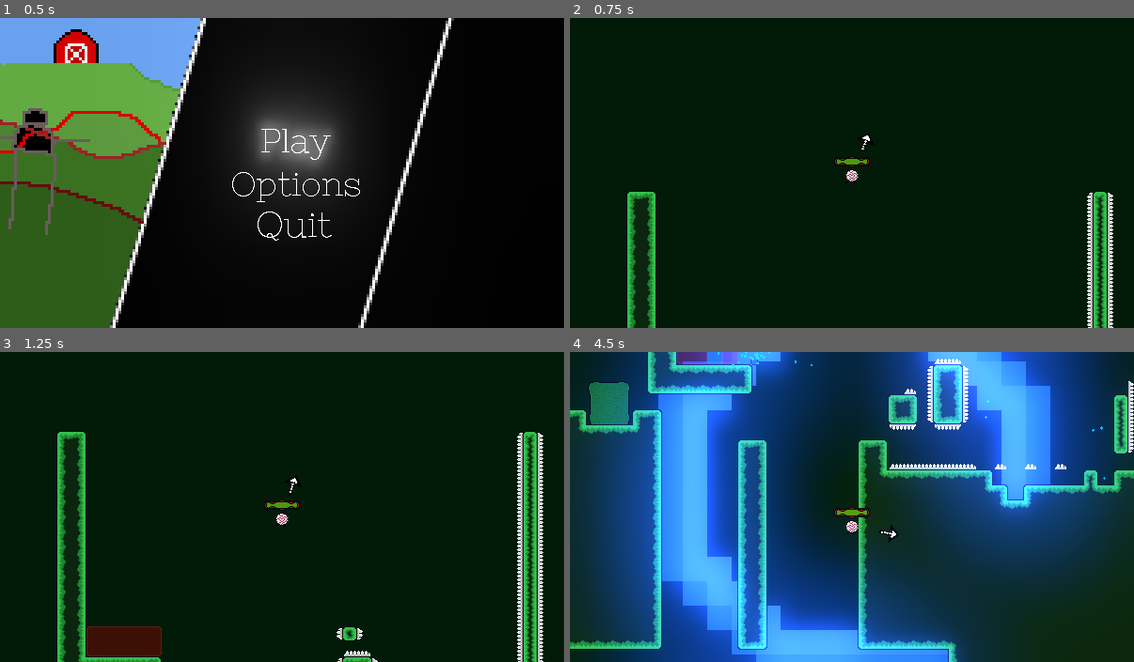
Above: before the commit, frames 1-4 (two rows, left to right).
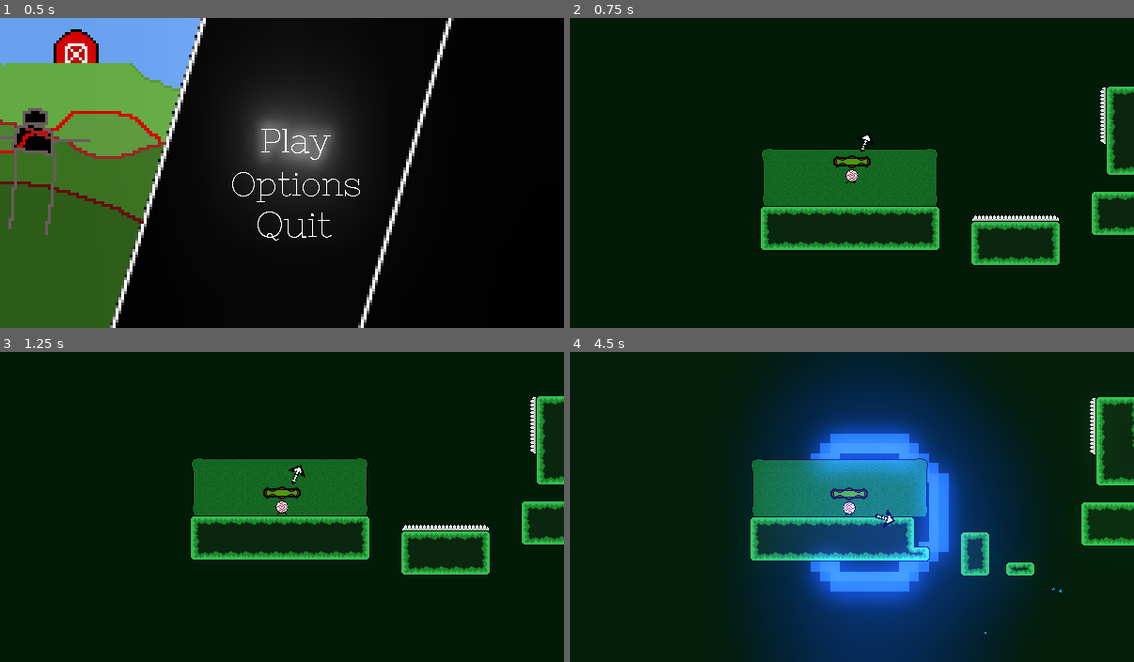
Above: after the commit, the same moments.

Repository: epimetheusgames/EyeSore
Game: Godot game, scene res://MainMenu.tscn
Same seed, same stepped clock (60 frames per second), same inputs: the game is played once before the commit and once after it.
Inputs (mouse positions are in pixels of both pictures, inside the frame that each line leads up to):
- Up to frame 1 (0.5 s): no input
- Up to frame 2 (0.75 s): click (863, 142) at 0.5 s
- Up to frame 3 (1.25 s): no input
- Up to frame 4 (4.5 s): tap Enter (ui_accept) at 1.25 s; move the mouse to (976, 491) at 1.27 s; hold D (movement_right) 1.28-2.78 s; click (976, 491) at 1.35 s; tap Space (movement_jump) at 1.52, 2.27, 3.77 s; move the mouse to (739, 522) at 2.02 s; right-click (739, 522) at 2.1 s; move the mouse to (908, 438) at 2.77 s; hold A (movement_left) 2.78-3.53 s; tap Alt (self_destruct) at 2.85 s; move the mouse to (823, 569) at 3.52 s; hold D (movement_right) from 3.53 s (still down); click (823, 569) at 3.6 s; move the mouse to (1021, 553) at 4.27 s; right-click (1021, 553) at 4.35 s

Frame 1 is identical in both runs. In frame 2, 12% of the frame differs, in the area x 10-100%, y 22-100%; in frame 3, 15%; in frame 4, 85%, in the area x 0-100%, y 0-100%.

Commit message:
Spikes! now you can actually die lol

Diff:
--- a/OGPC_Project_Native_Directory/Levels/Level1.tscn
+++ b/OGPC_Project_Native_Directory/Levels/Level1.tscn
@@ -1,7 +1,8 @@
-[gd_scene load_steps=5 format=2]
+[gd_scene load_steps=6 format=2]
 
 [ext_resource path="res://Save_Data.gd" type="Script" id=1]
 [ext_resource path="res://Player.tscn" type="PackedScene" id=2]
+[ext_resource path="res://Spikes_TileSet.tres" type="TileSet" id=3]
 [ext_resource path="res://Levels/Level_Script.gd" type="Script" id=5]
 [ext_resource path="res://GroundTileMap.tscn" type="PackedScene" id=6]
 
@@ -19,7 +20,13 @@
 [node name="TileMap" parent="Save_Functionality" instance=ExtResource( 6 )]
 position = Vector2( -2, 0 )
 z_index = -1
-tile_data = PoolIntArray( -1048528, 0, 65537, -1048527, 0, 6 …(3448 unchanged characters)… 31076, 0, 65538, 131077, 0, 65539, 131080, 12, 0, 131081, 12, 1, 131082, 12, 1, 131083, 12, 1, 131084, 12, 1, 131085, 12, 2, 131088, 0, 131073, 131089, 0, 131074, 131090, …(1165 unchanged characters)…
+tile_data = PoolIntArray( -1048528, 0, 65537, -1048527, 0, 6 …(3448 unchanged characters)… 31076, 0, 65538, 131077, 0, 65539, 131088, 0, 131073, 131089, 0, 131074, 131090, …(1165 unchanged characters)…
+
+[node name="Spikes_TileMap" parent="Save_Functionality" instance=ExtResource( 6 )]
+position = Vector2( -2, 0 )
+z_index = -1
+tile_set = ExtResource( 3 )
+tile_data = PoolIntArray( -524251, 1, 0, -458715, 1, 65536, -393200, 3, 0, -393179, 1, 65536, -327664, 3, 65536, -327643, 1, 65536, -262128, 3, 65536, -262107, 1, 131072, -196592, 3, 131072, -131039, 1, 0, -65503, 1, 65536, -65496, 0, 3, 23, 0, 3, 33, 1, 131072, 131080, 0, 0, 131081, 0, 1, 131082, 0, 1, 131083, 0, 1, 131084, 0, 1, 131085, 0, 2 )
 
 [node name="Player_Body" parent="Save_Functionality" instance=ExtResource( 2 )]
 position = Vector2( -5, 4 )
--- a/OGPC_Project_Native_Directory/Levels/Level2.tscn
+++ b/OGPC_Project_Native_Directory/Levels/Level2.tscn
@@ -5,7 +5,7 @@
 [ext_resource path="res://Player.tscn" type="PackedScene" id=3]
 [ext_resource path="res://GroundTileMap.tscn" type="PackedScene" id=5]
 
-[node name="Level_Manager" type="Node2D"]
+[node name="Level_Manager2" type="Node2D"]
 pause_mode = 1
 script = ExtResource( 1 )
 next_level = "end"
--- a/OGPC_Project_Native_Directory/Player.gd
+++ b/OGPC_Project_Native_Directory/Player.gd
@@ -243,18 +243,6 @@
 	var player_shockwave_bullet_node = player_shockwave_bullet_node_self
 	Apply_Shockwave_Knockback(self_position, player_shockwave_bullet_node)
 
-func Tile_Is_Spike(pos, tile_map):
-	var tile_pos = tile_map.world_to_map(pos)
-	var tile_val = tile_map.get_cellv(tile_pos)
-
-	if tile_val >= 12 and tile_val <= 15:
+func _on_Area2D_body_entered(body):
+	if "Spikes" in body.name:
 		position = last_grounded_pos
-
-func _on_Area2D_body_entered(body):
-	if "TileMap" in body.name:
-		# get the TileMap Node
-		var tile_map = body
-		var mask = tile_map.get_collision_mask()
-
-		if mask > 0:
-			Tile_Is_Spike(position, tile_map)
--- a/OGPC_Project_Native_Directory/Player.tscn
+++ b/OGPC_Project_Native_Directory/Player.tscn
@@ -10,15 +10,150 @@
 [ext_resource path="res://OGPC_2022_Player_2_Jumping_Spritesheet.png" type="Texture" id=11]
 [ext_resource path="res://ogpc_project_player_2_spritesheet_new_walk_anim.png" type="Texture" id=12]
 
+[sub_resource type="AtlasTexture" id=56]
+flags = 1
+atlas = ExtResource( 6 )
+region = Rect2( 16, 0, 16, 16 )
+
+[sub_resource type="AtlasTexture" id=57]
+flags = 1
+atlas = ExtResource( 6 )
+region = Rect2( 32, 0, 16, 16 )
+
+[sub_resource type="AtlasTexture" id=58]
+flags = 1
+atlas = ExtResource( 6 )
+region = Rect2( 48, 0, 16, 16 )
+
+[sub_resource type="AtlasTexture" id=59]
+flags = 1
+atlas = ExtResource( 6 )
+region = Rect2( 64, 0, 16, 16 )
+
+[sub_resource type="AtlasTexture" id=60]
+flags = 1
+atlas = ExtResource( 6 )
+region = Rect2( 80, 0, 16, 16 )
+
+[sub_resource type="AtlasTexture" id=61]
+flags = 1
+atlas = ExtResource( 6 )
+region = Rect2( 96, 0, 16, 16 )
+
+[sub_resource type="AtlasTexture" id=62]
+flags = 1
+atlas = ExtResource( 6 )
+region = Rect2( 112, 0, 16, 16 )
+
+[sub_resource type="AtlasTexture" id=63]
+flags = 1
+atlas = ExtResource( 6 )
+region = Rect2( 128, 0, 16, 16 )
+
+[sub_resource type="AtlasTexture" id=64]
+flags = 1
+atlas = ExtResource( 6 )
+region = Rect2( 144, 0, 16, 16 )
+
+[sub_resource type="AtlasTexture" id=65]
+flags = 1
+atlas = ExtResource( 6 )
+region = Rect2( 160, 0, 16, 16 )
+
+[sub_resource type="AtlasTexture" id=66]
+flags = 1
+atlas = ExtResource( 6 )
+region = Rect2( 176, 0, 16, 16 )
+
 [sub_resource type="AtlasTexture" id=86]
 flags = 1
 atlas = ExtResource( 6 )
 region = Rect2( 192, 0, 16, 16 )
 
-[sub_resource type="AtlasTexture" id=85]
-flags = 1
-atlas = ExtResource( 6 )
-region = Rect2( 96, 0, 16, 16 )
+[sub_resource type="AtlasTexture" id=90]
+flags = 1
+atlas = ExtResource( 12 )
+region = Rect2( 48, 0, 16, 16 )
+
+[sub_resource type="AtlasTexture" id=91]
+flags = 1
+atlas = ExtResource( 12 )
+region = Rect2( 64, 0, 16, 16 )
+
+[sub_resource type="AtlasTexture" id=92]
+flags = 1
+atlas = ExtResource( 12 )
+region = Rect2( 80, 0, 16, 16 )
+
+[sub_resource type="AtlasTexture" id=87]
+flags = 1
+atlas = ExtResource( 12 )
+region = Rect2( 0, 0, 16, 16 )
+
+[sub_resource type="AtlasTexture" id=88]
+flags = 1
+atlas = ExtResource( 12 )
+region = Rect2( 16, 0, 16, 16 )
+
+[sub_resource type="AtlasTexture" id=89]
+flags = 1
+atlas = ExtResource( 12 )
+region = Rect2( 32, 0, 16, 16 )
+
+[sub_resource type="AtlasTexture" id=67]
+flags = 1
+atlas = ExtResource( 7 )
+region = Rect2( 352, 0, 16, 16 )
+
+[sub_resource type="AtlasTexture" id=68]
+flags = 1
+atlas = ExtResource( 7 )
+region = Rect2( 336, 0, 16, 16 )
+
+[sub_resource type="AtlasTexture" id=69]
+flags = 1
+atlas = ExtResource( 7 )
+region = Rect2( 320, 0, 16, 16 )
+
+[sub_resource type="AtlasTexture" id=70]
+flags = 1
+atlas = ExtResource( 7 )
+region = Rect2( 304, 0, 16, 16 )
+
+[sub_resource type="AtlasTexture" id=71]
+flags = 1
+atlas = ExtResource( 7 )
+region = Rect2( 288, 0, 16, 16 )
+
+[sub_resource type="AtlasTexture" id=72]
+flags = 1
+atlas = ExtResource( 7 )
+region = Rect2( 272, 0, 16, 16 )
+
+[sub_resource type="AtlasTexture" id=73]
+flags = 1
+atlas = ExtResource( 7 )
+region = Rect2( 256, 0, 16, 16 )
+
+[sub_resource type="AtlasTexture" id=74]
+flags = 1
+atlas = ExtResource( 7 )
+region = Rect2( 240, 0, 16, 16 )
+
+[sub_resource type="AtlasTexture" id=75]
+flags = 1
+atlas = ExtResource( 7 )
+region = Rect2( 224, 0, 16, 16 )
+
+[sub_resource type="AtlasTexture" id=76]
+flags = 1
+atlas = ExtResource( 7 )
+region = Rect2( 208, 0, 16, 16 )
+
+[sub_resource type="AtlasTexture" id=77]
+flags = 1
+atlas = ExtResource( 7 )
+region = Rect2( 192, 0, 16, 16 )
 
 [sub_resource type="AtlasTexture" id=78]
 flags = 1
@@ -35,186 +170,51 @@
 atlas = ExtResource( 11 )
 region = Rect2( 32, 0, 16, 16 )
 
-[sub_resource type="AtlasTexture" id=87]
-flags = 1
-atlas = ExtResource( 12 )
-region = Rect2( 0, 0, 16, 16 )
-
-[sub_resource type="AtlasTexture" id=88]
-flags = 1
-atlas = ExtResource( 12 )
-region = Rect2( 16, 0, 16, 16 )
-
-[sub_resource type="AtlasTexture" id=89]
-flags = 1
-atlas = ExtResource( 12 )
-region = Rect2( 32, 0, 16, 16 )
-
-[sub_resource type="AtlasTexture" id=90]
-flags = 1
-atlas = ExtResource( 12 )
-region = Rect2( 48, 0, 16, 16 )
-
-[sub_resource type="AtlasTexture" id=91]
-flags = 1
-atlas = ExtResource( 12 )
-region = Rect2( 64, 0, 16, 16 )
-
-[sub_resource type="AtlasTexture" id=92]
-flags = 1
-atlas = ExtResource( 12 )
-region = Rect2( 80, 0, 16, 16 )
-
-[sub_resource type="AtlasTexture" id=67]
-flags = 1
-atlas = ExtResource( 7 )
-region = Rect2( 352, 0, 16, 16 )
-
-[sub_resource type="AtlasTexture" id=68]
-flags = 1
-atlas = ExtResource( 7 )
-region = Rect2( 336, 0, 16, 16 )
-
-[sub_resource type="AtlasTexture" id=69]
-flags = 1
-atlas = ExtResource( 7 )
-region = Rect2( 320, 0, 16, 16 )
-
-[sub_resource type="AtlasTexture" id=70]
-flags = 1
-atlas = ExtResource( 7 )
-region = Rect2( 304, 0, 16, 16 )
-
-[sub_resource type="AtlasTexture" id=71]
-flags = 1
-atlas = ExtResource( 7 )
-region = Rect2( 288, 0, 16, 16 )
-
-[sub_resource type="AtlasTexture" id=72]
-flags = 1
-atlas = ExtResource( 7 )
-region = Rect2( 272, 0, 16, 16 )
-
-[sub_resource type="AtlasTexture" id=73]
-flags = 1
-atlas = ExtResource( 7 )
-region = Rect2( 256, 0, 16, 16 )
-
-[sub_resource type="AtlasTexture" id=74]
-flags = 1
-atlas = ExtResource( 7 )
-region = Rect2( 240, 0, 16, 16 )
-
-[sub_resource type="AtlasTexture" id=75]
-flags = 1
-atlas = ExtResource( 7 )
-region = Rect2( 224, 0, 16, 16 )
-
-[sub_resource type="AtlasTexture" id=76]
-flags = 1
-atlas = ExtResource( 7 )
-region = Rect2( 208, 0, 16, 16 )
-
-[sub_resource type="AtlasTexture" id=77]
-flags = 1
-atlas = ExtResource( 7 )
-region = Rect2( 192, 0, 16, 16 )
-
-[sub_resource type="AtlasTexture" id=56]
-flags = 1
-atlas = ExtResource( 6 )
-region = Rect2( 16, 0, 16, 16 )
-
-[sub_resource type="AtlasTexture" id=57]
-flags = 1
-atlas = ExtResource( 6 )
-region = Rect2( 32, 0, 16, 16 )
-
-[sub_resource type="AtlasTexture" id=58]
-flags = 1
-atlas = ExtResource( 6 )
-region = Rect2( 48, 0, 16, 16 )
-
-[sub_resource type="AtlasTexture" id=59]
-flags = 1
-atlas = ExtResource( 6 )
-region = Rect2( 64, 0, 16, 16 )
-
-[sub_resource type="AtlasTexture" id=60]
-flags = 1
-atlas = ExtResource( 6 )
-region = Rect2( 80, 0, 16, 16 )
-
-[sub_resource type="AtlasTexture" id=61]
+[sub_resource type="AtlasTexture" id=85]
 flags = 1
 atlas = ExtResource( 6 )
 region = Rect2( 96, 0, 16, 16 )
-
-[sub_resource type="AtlasTexture" id=62]
-flags = 1
-atlas = ExtResource( 6 )
-region = Rect2( 112, 0, 16, 16 )
-
-[sub_resource type="AtlasTexture" id=63]
-flags = 1
-atlas = ExtResource( 6 )
-region = Rect2( 128, 0, 16, 16 )
-
-[sub_resource type="AtlasTexture" id=64]
-flags = 1
-atlas = ExtResource( 6 )
-region = Rect2( 144, 0, 16, 16 )
-
-[sub_resource type="AtlasTexture" id=65]
-flags = 1
-atlas = ExtResource( 6 )
-region = Rect2( 160, 0, 16, 16 )
-
-[sub_resource type="AtlasTexture" id=66]
-flags = 1
-atlas = ExtResource( 6 )
-region = Rect2( 176, 0, 16, 16 )
 
 [sub_resource type="SpriteFrames" id=1]
 animations = [ {
+"frames": [ SubResource( 56 ), SubResource( 57 ), SubResource( 58 ), SubResource( 59 ), SubResource( 60 ), SubResource( 61 ), SubResource( 62 ), SubResource( 63 ), SubResource( 64 ), SubResource( 65 ), SubResource( 66 ) ],
+"loop": true,
+"name": "Walking_Right",
+"speed": 20.0
+}, {
 "frames": [ SubResource( 86 ) ],
 "loop": true,
 "name": "Idle_Left",
 "speed": 5.0
 }, {
-"frames": [ SubResource( 85 ) ],
-"loop": true,
-"name": "Idle_Right",
-"speed": 5.0
+"frames": [ SubResource( 90 ), SubResource( 91 ), SubResource( 92 ) ],
+"loop": false,
+"name": "Jumping_Right",
+"speed": 15.0
+}, {
+"frames": [ SubResource( 87 ), SubResource( 88 ), SubResource( 89 ) ],
+"loop": false,
+"name": "Jumping_Left",
+"speed": 15.0
+}, {
+"frames": [ SubResource( 67 ), SubResource( 68 ), SubResource( 69 ), SubResource( 70 ), SubResource( 71 ), SubResource( 72 ), SubResource( 73 ), SubResource( 74 ), SubResource( 75 ), SubResource( 76 ), SubResource( 77 ) ],
+"loop": true,
+"name": "Walking_Left",
+"speed": 20.0
 }, {
 "frames": [ SubResource( 78 ), SubResource( 79 ), SubResource( 80 ) ],
 "loop": false,
 "name": "Jumping_Center",
 "speed": 15.0
 }, {
-"frames": [ SubResource( 87 ), SubResource( 88 ), SubResource( 89 ) ],
-"loop": false,
-"name": "Jumping_Left",
-"speed": 15.0
-}, {
-"frames": [ SubResource( 90 ), SubResource( 91 ), SubResource( 92 ) ],
-"loop": false,
-"name": "Jumping_Right",
-"speed": 15.0
-}, {
-"frames": [ SubResource( 67 ), SubResource( 68 ), SubResource( 69 ), SubResource( 70 ), SubResource( 71 ), SubResource( 72 ), SubResource( 73 ), SubResource( 74 ), SubResource( 75 ), SubResource( 76 ), SubResource( 77 ) ],
-"loop": true,
-"name": "Walking_Left",
-"speed": 20.0
-}, {
-"frames": [ SubResource( 56 ), SubResource( 57 ), SubResource( 58 ), SubResource( 59 ), SubResource( 60 ), SubResource( 61 ), SubResource( 62 ), SubResource( 63 ), SubResource( 64 ), SubResource( 65 ), SubResource( 66 ) ],
-"loop": true,
-"name": "Walking_Right",
-"speed": 20.0
+"frames": [ SubResource( 85 ) ],
+"loop": true,
+"name": "Idle_Right",
+"speed": 5.0
 } ]
 
 [sub_resource type="CapsuleShape2D" id=93]
-radius = 12.0
+radius = 9.0
 height = 14.0
 
 [node name="Player_Body" type="KinematicBody2D"]
--- a/OGPC_Project_Native_Directory/Save_Data.gd
+++ b/OGPC_Project_Native_Directory/Save_Data.gd
@@ -46,7 +46,7 @@
 }
 
 const levels = [
-	"res://Levels/Level2.tscn"
+	"res://Levels/Level1.tscn"
 ]
 
 func save_audio(music, sfx):
--- /dev/null
+++ b/OGPC_Project_Native_Directory/Spikes_TileMap.tres
@@ -0,0 +1,3 @@
+[gd_resource type="TileSet" format=2]
+
+[resource]
--- /dev/null
+++ b/OGPC_Project_Native_Directory/Spikes_TileSet.tres
@@ -0,0 +1,245 @@
+[gd_resource type="TileSet" load_steps=18 format=2]
+
+[ext_resource path="res://OGPC_Project_Spikes_Tileset-export.png" type="Texture" id=1]
+
+[sub_resource type="ConvexPolygonShape2D" id=1]
+points = PoolVector2Array( 16, 16, 4.84306, 16, 4.84306, 12.8799, 16, 12.8799 )
+
+[sub_resource type="ConvexPolygonShape2D" id=2]
+points = PoolVector2Array( 16, 16, 0, 16, 0, 12.8799, 15.985, 12.8799 )
+
+[sub_resource type="ConvexPolygonShape2D" id=3]
+points = PoolVector2Array( 12.0979, 16, 0, 16, 0, 12.8799, 12.0979, 12.8799 )
+
+[sub_resource type="ConvexPolygonShape2D" id=4]
+points = PoolVector2Array( 11.7998, 15.796, 4.73394, 15.796, 4.73394, 12.9921, 11.7998, 12.9921 )
+
+[sub_resource type="ConvexPolygonShape2D" id=5]
+points = PoolVector2Array( 3.05158, 16, 0.135513, 16, 0, 5.06738, 2.93943, 5.06738 )
+
+[sub_resource type="ConvexPolygonShape2D" id=6]
+points = PoolVector2Array( 0, 0, 3.05158, 0, 3.05158, 16, 0, 16 )
+
+[sub_resource type="ConvexPolygonShape2D" id=7]
+points = PoolVector2Array( 0, 0, 2.93943, 0, 2.93943, 11.9857, 0, 11.9857 )
+
+[sub_resource type="ConvexPolygonShape2D" id=8]
+points = PoolVector2Array( 3.10767, 11.9804, 0, 11.887, 0.0233536, 4.95825, 3.05158, 4.95825 )
+
+[sub_resource type="ConvexPolygonShape2D" id=9]
+points = PoolVector2Array( 16, 3.04856, 4.05797, 3.16072, 3.94581, 0, 16, 0 )
+
+[sub_resource type="ConvexPolygonShape2D" id=10]
+points = PoolVector2Array( 15.985, 2.82425, 0, 2.93641, 0.0587234, 0, 16, 0 )
+
+[sub_resource type="ConvexPolygonShape2D" id=11]
+points = PoolVector2Array( 11.9857, 2.59993, 0, 2.82425, 0, 0, 11.9857, 0 )
+
+[sub_resource type="ConvexPolygonShape2D" id=12]
+points = PoolVector2Array( 11.9473, 2.9748, 3.87205, 2.9748, 3.87205, 0.170883, 11.9473, 0.170883 )
+
+[sub_resource type="ConvexPolygonShape2D" id=13]
+points = PoolVector2Array( 12.5435, 4.05797, 15.9082, 4.05797, 15.796, 16, 12.7678, 16 )
+
+[sub_resource type="ConvexPolygonShape2D" id=14]
+points = PoolVector2Array( 16, 16, 12.6556, 15.985, 12.6556, 0, 16, 0 )
+
+[sub_resource type="ConvexPolygonShape2D" id=15]
+points = PoolVector2Array( 16, 11.8736, 12.6556, 11.8736, 12.6556, 0, 16, 0 )
+
+[sub_resource type="ConvexPolygonShape2D" id=16]
+points = PoolVector2Array( 12.9921, 3.83669, 16, 3.94884, 15.796, 11.912, 12.9921, 11.912 )
+
+[resource]
+0/name = "OGPC_Project_Spikes_Tileset-export.png 0"
+0/texture = ExtResource( 1 )
+0/tex_offset = Vector2( 0, 0 )
+0/modulate = Color( 1, 1, 1, 1 )
+0/region = Rect2( 16, 0, 64, 16 )
+0/tile_mode = 1
+0/autotile/bitmask_mode = 1
+0/autotile/bitmask_flags = [ Vector2( 0, 0 ), 48, Vector2( 1, 0 ), 56, Vector2( 2, 0 ), 24, Vector2( 3, 0 ), 16 ]
+0/autotile/icon_coordinate = Vector2( 3, 0 )
+0/autotile/tile_size = Vector2( 16, 16 )
+0/autotile/spacing = 0
+0/autotile/occluder_map = [  ]
+0/autotile/navpoly_map = [  ]
+0/autotile/priority_map = [  ]
+0/autotile/z_index_map = [ Vector3( 0, 0, -1 ), Vector3( 1, 0, -1 ), Vector3( 2, 0, -1 ), Vector3( 3, 0, -1 ) ]
+0/occluder_offset = Vector2( 0, 0 )
+0/navigation_offset = Vector2( 0, 0 )
+0/shape_offset = Vector2( 0, 0 )
+0/shape_transform = Transform2D( 1, 0, 0, 1, 0, 0 )
+0/shape = SubResource( 1 )
+0/shape_one_way = false
+0/shape_one_way_margin = 1.0
+0/shapes = [ {
+"autotile_coord": Vector2( 0, 0 ),
+"one_way": false,
+"one_way_margin": 1.0,
+"shape": SubResource( 1 ),
+"shape_transform": Transform2D( 1, 0, 0, 1, 0, 0 )
+}, {
+"autotile_coord": Vector2( 1, 0 ),
+"one_way": false,
+"one_way_margin": 1.0,
+"shape": SubResource( 2 ),
+"shape_transform": Transform2D( 1, 0, 0, 1, 0, 0 )
+}, {
+"autotile_coord": Vector2( 2, 0 ),
+"one_way": false,
+"one_way_margin": 1.0,
+"shape": SubResource( 3 ),
+"shape_transform": Transform2D( 1, 0, 0, 1, 0, 0 )
+}, {
+"autotile_coord": Vector2( 3, 0 ),
+"one_way": false,
+"one_way_margin": 1.0,
+"shape": SubResource( 4 ),
+"shape_transform": Transform2D( 1, 0, 0, 1, 0, 0 )
+} ]
+0/z_index = 0
+1/name = "OGPC_Project_Spikes_Tileset-export.png 1"
+1/texture = ExtResource( 1 )
+1/tex_offset = Vector2( 0, 0 )
+1/modulate = Color( 1, 1, 1, 1 )
+1/region = Rect2( 64, 16, 16, 64 )
+1/tile_mode = 1
+1/autotile/bitmask_mode = 1
+1/autotile/bitmask_flags = [ Vector2( 0, 0 ), 144, Vector2( 0, 1 ), 146, Vector2( 0, 2 ), 18, Vector2( 0, 3 ), 16 ]
+1/autotile/icon_coordinate = Vector2( 0, 3 )
+1/autotile/tile_size = Vector2( 16, 16 )
+1/autotile/spacing = 0
+1/autotile/occluder_map = [  ]
+1/autotile/navpoly_map = [  ]
+1/autotile/priority_map = [  ]
+1/autotile/z_index_map = [ Vector3( 0, 0, -1 ), Vector3( 0, 1, -1 ), Vector3( 0, 2, -1 ), Vector3( 0, 3, -1 ) ]
+1/occluder_offset = Vector2( 0, 0 )
+1/navigation_offset = Vector2( 0, 0 )
+1/shape_offset = Vector2( 0, 0 )
+1/shape_transform = Transform2D( 1, 0, 0, 1, 0, 0 )
+1/shape = SubResource( 5 )
+1/shape_one_way = false
+1/shape_one_way_margin = 1.0
+1/shapes = [ {
+"autotile_coord": Vector2( 0, 0 ),
+"one_way": false,
+"one_way_margin": 1.0,
+"shape": SubResource( 5 ),
+"shape_transform": Transform2D( 1, 0, 0, 1, 0, 0 )
+}, {
+"autotile_coord": Vector2( 0, 1 ),
+"one_way": false,
+"one_way_margin": 1.0,
+"shape": SubResource( 6 ),
+"shape_transform": Transform2D( 1, 0, 0, 1, 0, 0 )
+}, {
+"autotile_coord": Vector2( 0, 2 ),
+"one_way": false,
+"one_way_margin": 1.0,
+"shape": SubResource( 7 ),
+"shape_transform": Transform2D( 1, 0, 0, 1, 0, 0 )
+}, {
+"autotile_coord": Vector2( 0, 3 ),
+"one_way": false,
+"one_way_margin": 1.0,
+"shape": SubResource( 8 ),
+"shape_transform": Transform2D( 1, 0, 0, 1, 0, 0 )
+} ]
+1/z_index = 0
+2/name = "OGPC_Project_Spikes_Tileset-export.png 2"
+2/texture = ExtResource( 1 )
+2/tex_offset = Vector2( 0, 0 )
+2/modulate = Color( 1, 1, 1, 1 )
+2/region = Rect2( 16, 16, 48, 32 )
+2/tile_mode = 1
+2/autotile/bitmask_mode = 1
+2/autotile/bitmask_flags = [ Vector2( 0, 0 ), 48, Vector2( 1, 0 ), 56, Vector2( 1, 1 ), 16, Vector2( 2, 0 ), 24 ]
+2/autotile/icon_coordinate = Vector2( 1, 1 )
+2/autotile/tile_size = Vector2( 16, 16 )
+2/autotile/spacing = 0
+2/autotile/occluder_map = [  ]
+2/autotile/navpoly_map = [  ]
+2/autotile/priority_map = [  ]
+2/autotile/z_index_map = [ Vector3( 0, 0, -1 ), Vector3( 1, 0, -1 ), Vector3( 1, 1, -1 ), Vector3( 2, 0, -1 ) ]
+2/occluder_offset = Vector2( 0, 0 )
+2/navigation_offset = Vector2( 0, 0 )
+2/shape_offset = Vector2( 0, 0 )
+2/shape_transform = Transform2D( 1, 0, 0, 1, 0, 0 )
+2/shape = SubResource( 9 )
+2/shape_one_way = false
+2/shape_one_way_margin = 1.0
+2/shapes = [ {
+"autotile_coord": Vector2( 0, 0 ),
+"one_way": false,
+"one_way_margin": 1.0,
+"shape": SubResource( 9 ),
+"shape_transform": Transform2D( 1, 0, 0, 1, 0, 0 )
+}, {
+"autotile_coord": Vector2( 1, 0 ),
+"one_way": false,
+"one_way_margin": 1.0,
+"shape": SubResource( 10 ),
+"shape_transform": Transform2D( 1, 0, 0, 1, 0, 0 )
+}, {
+"autotile_coord": Vector2( 2, 0 ),
+"one_way": false,
+"one_way_margin": 1.0,
+"shape": SubResource( 11 ),
+"shape_transform": Transform2D( 1, 0, 0, 1, 0, 0 )
+}, {
+"autotile_coord": Vector2( 1, 1 ),
+"one_way": false,
+"one_way_margin": 1.0,
+"shape": SubResource( 12 ),
+"shape_transform": Transform2D( 1, 0, 0, 1, 0, 0 )
+} ]
+2/z_index = 0
+3/name = "OGPC_Project_Spikes_Tileset-export.png 3"
+3/texture = ExtResource( 1 )
+3/tex_offset = Vector2( 0, 0 )
+3/modulate = Color( 1, 1, 1, 1 )
+3/region = Rect2( 0, 16, 16, 64 )
+3/tile_mode = 1
+3/autotile/bitmask_mode = 1
+3/autotile/bitmask_flags = [ Vector2( 0, 0 ), 144, Vector2( 0, 1 ), 146, Vector2( 0, 2 ), 18, Vector2( 0, 3 ), 16 ]
+3/autotile/icon_coordinate = Vector2( 0, 3 )
+3/autotile/tile_size = Vector2( 16, 16 )
+3/autotile/spacing = 0
+3/autotile/occluder_map = [  ]
+3/autotile/navpoly_map = [  ]
+3/autotile/priority_map = [  ]
+3/autotile/z_index_map = [ Vector3( 0, 0, -1 ), Vector3( 0, 1, -1 ), Vector3( 0, 2, -1 ), Vector3( 0, 3, -1 ) ]
+3/occluder_offset = Vector2( 0, 0 )
+3/navigation_offset = Vector2( 0, 0 )
+3/shape_offset = Vector2( 0, 0 )
+3/shape_transform = Transform2D( 1, 0, 0, 1, 0, 0 )
+3/shape = SubResource( 13 )
+3/shape_one_way = false
+3/shape_one_way_margin = 1.0
+3/shapes = [ {
+"autotile_coord": Vector2( 0, 0 ),
+"one_way": false,
+"one_way_margin": 1.0,
+"shape": SubResource( 13 ),
+"shape_transform": Transform2D( 1, 0, 0, 1, 0, 0 )
+}, {
+"autotile_coord": Vector2( 0, 1 ),
+"one_way": false,
+"one_way_margin": 1.0,
+"shape": SubResource( 14 ),
+"shape_transform": Transform2D( 1, 0, 0, 1, 0, 0 )
+}, {
+"autotile_coord": Vector2( 0, 2 ),
+"one_way": false,
+"one_way_margin": 1.0,
+"shape": SubResource( 15 ),
+"shape_transform": Transform2D( 1, 0, 0, 1, 0, 0 )
+}, {
+"autotile_coord": Vector2( 0, 3 ),
+"one_way": false,
+"one_way_margin": 1.0,
+"shape": SubResource( 16 ),
+"shape_transform": Transform2D( 1, 0, 0, 1, 0, 0 )
+} ]
+3/z_index = 0
